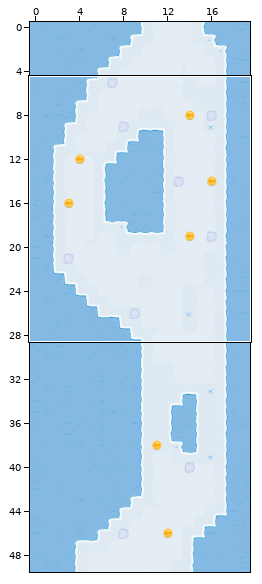
Tiled map -- android/assets/maps/blockD_B_1.tmx. The first picture is a wide view before the edit; the outline marks the close-up.
Close-up. Before the edit:
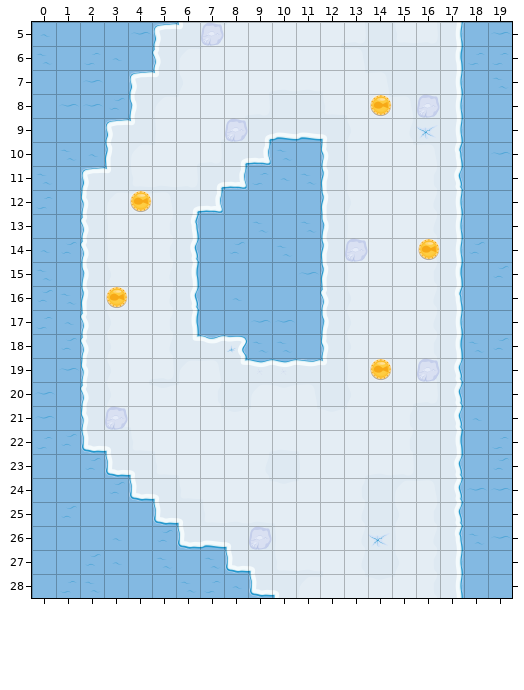
Cells are 160x160 px. Shown: x 0..19, y 5..28. The commit also changed other parts of the map, which this record leaves out.
After:
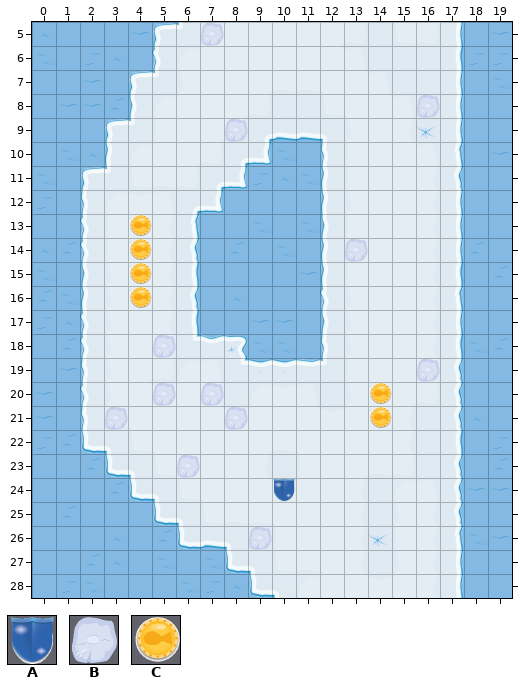
Key: from "Map v2": A 70, B 72, C 73.
_ is an empty cell.
Changes in this commit:
Layer "PickUps":
y 8: x 14 C -> _
y 12: x 4 C -> _
y 13: x 4 _ -> C
y 14: x 4 _ -> C; x 16 C -> _
y 15: x 4 _ -> C
y 16: x 3..4 C_ -> _C
y 19: x 14 C -> _
y 20..21: x 14 _ -> C
y 24: x 10 _ -> A
Layer "Obstacles":
y 18: x 5 _ -> B
y 20: x 5 _ -> B; x 7 _ -> B
y 21: x 8 _ -> B
y 23: x 6 _ -> B
